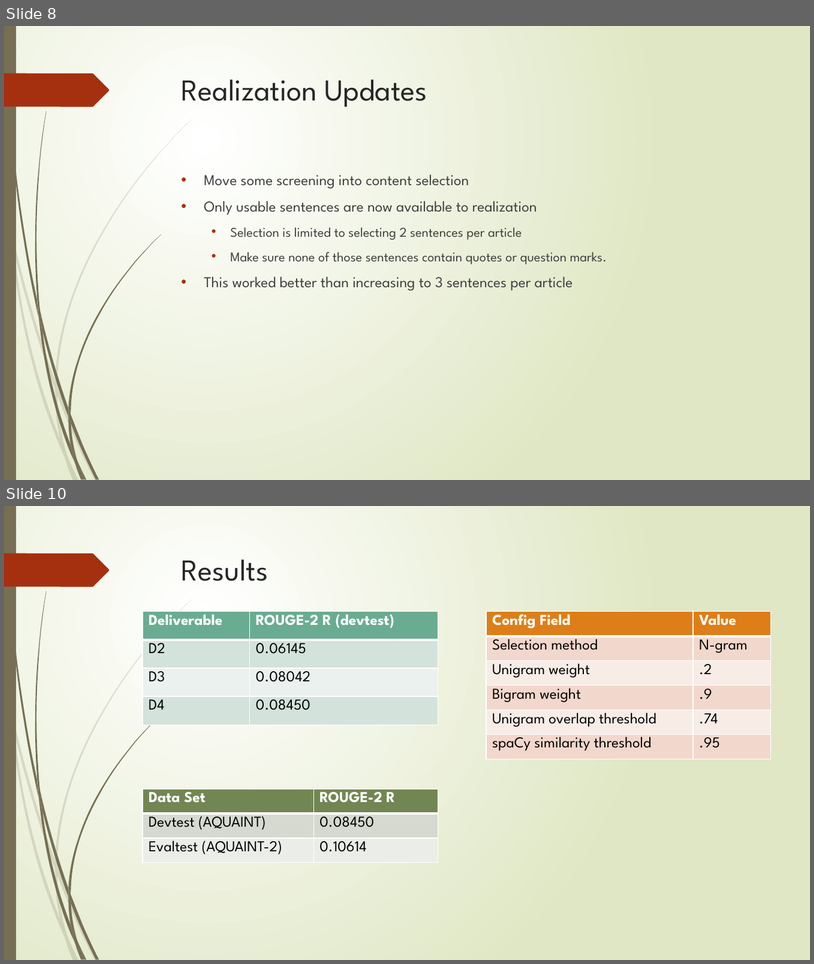
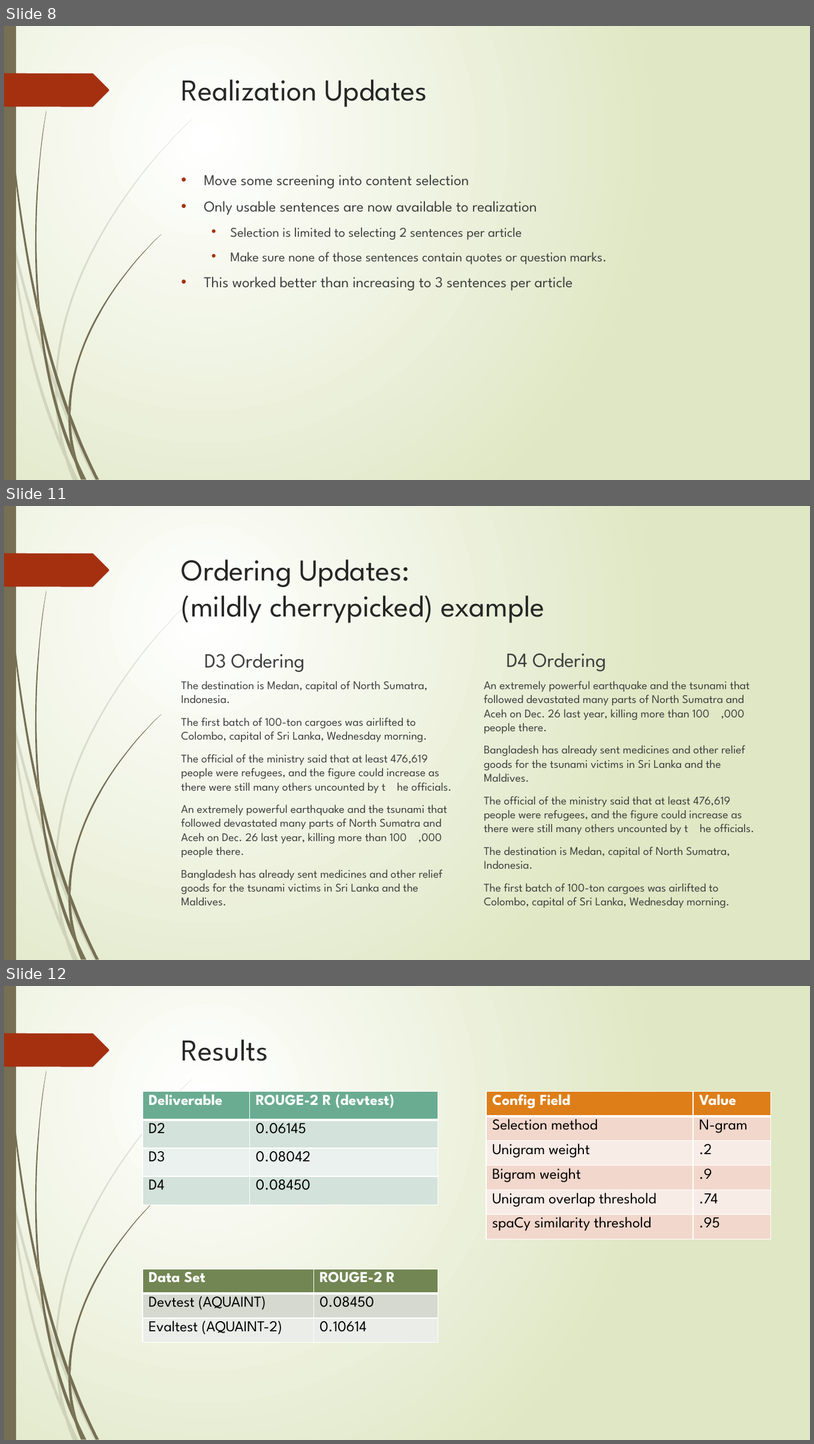
Before and after one commit to Mindful/ling-573, a slide deck: doc/D4_presentation.pptx. Shown one above the other, each under a label of ours: slides 8 and 10 before the commit, slides 8, 11 and 12 after it; the slides between them are not shown. The pictures are 814x964 and 814x1444 pixels, drawn with LibreOffice and Linux fonts; fonts in the diff are those of the drawing. Boxes give left, top, right and bottom in pixels: in the first picture for what was removed or moved away, otherwise in the second. Text is boxed around its words. In the diff, an @@ line names an element or a change of style, - is before the commit and + after.

```diff
--- a/doc/D4_presentation.pptx
+++ b/doc/D4_presentation.pptx
@@ slide 11 added at bbox=[4, 506, 810, 960], background gradient #FFFFFF to #DFE8C4; not listed: 24 template elements that a slide beside it also shows @@
@@ title added at bbox=[182, 559, 545, 623], 36 pt, text #262626 @@
+Ordering Updates:
+(mildly cherrypicked) example
@@ text added at bbox=[204, 654, 305, 672], 24 pt, text #404040 @@
+D3 Ordering
@@ text added at bbox=[507, 653, 606, 672], 24 pt, text #404040 @@
+D4 Ordering
@@ text added at bbox=[181, 681, 452, 894], 13.9 pt, text #404040 @@
+The destination is Medan, capital of North Sumatra, Indonesia.
+The first batch of 100-ton cargoes was airlifted to Colombo, capital of Sri Lanka, Wednesday morning.
+The official of the ministry said that at least 476,619 people were refugees, and the figure could increase as there were still many others uncounted by t he officials.
+An extremely powerful earthquake and the tsunami that followed devastated many parts of North Sumatra and Aceh on Dec. 26 last year, killing more than 100 ,000 people there.
+Bangladesh has already sent medicines and other relief goods for the tsunami victims in Sri Lanka and the Maldives.
@@ text added at bbox=[484, 681, 755, 906], 13.9 pt, text #404040 @@
+An extremely powerful earthquake and the tsunami that followed devastated many parts of North Sumatra and Aceh on Dec. 26 last year, killing more than 100 ,000 people there.
+Bangladesh has already sent medicines and other relief goods for the tsunami victims in Sri Lanka and the Maldives.
+The official of the ministry said that at least 476,619 people were refugees, and the figure could increase as there were still many others uncounted by t he officials.
+The destination is Medan, capital of North Sumatra, Indonesia.
+The first batch of 100-ton cargoes was airlifted to Colombo, capital of Sri Lanka, Wednesday morning.
@@ what was slide 10 is now slide 12 @@
```
Also in this commit, not shown: 1 slide changed, 1 other slide added.
